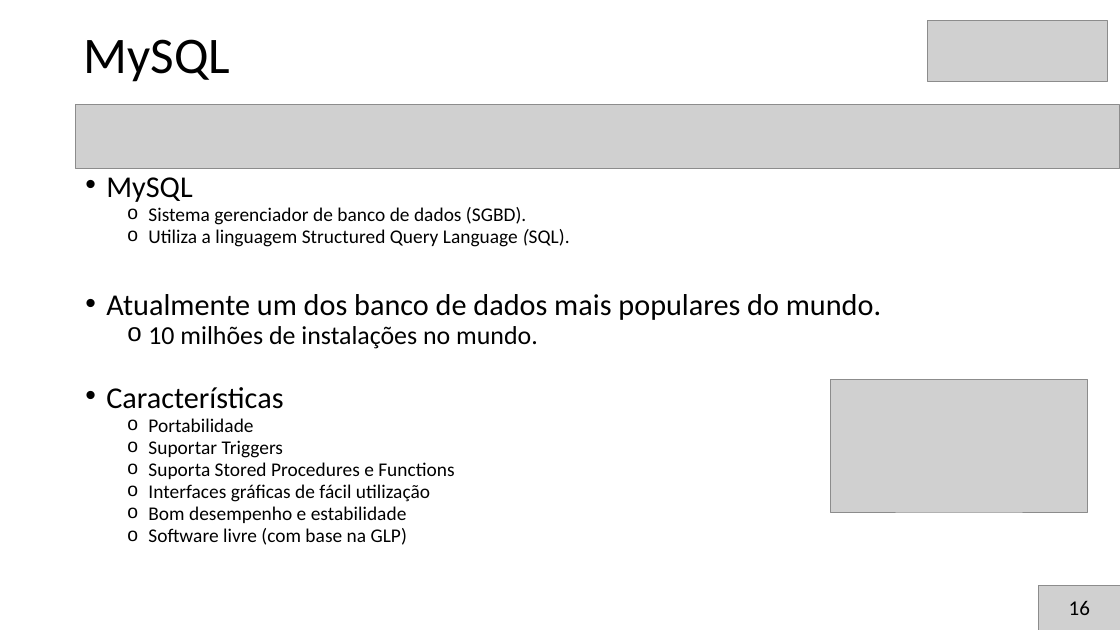
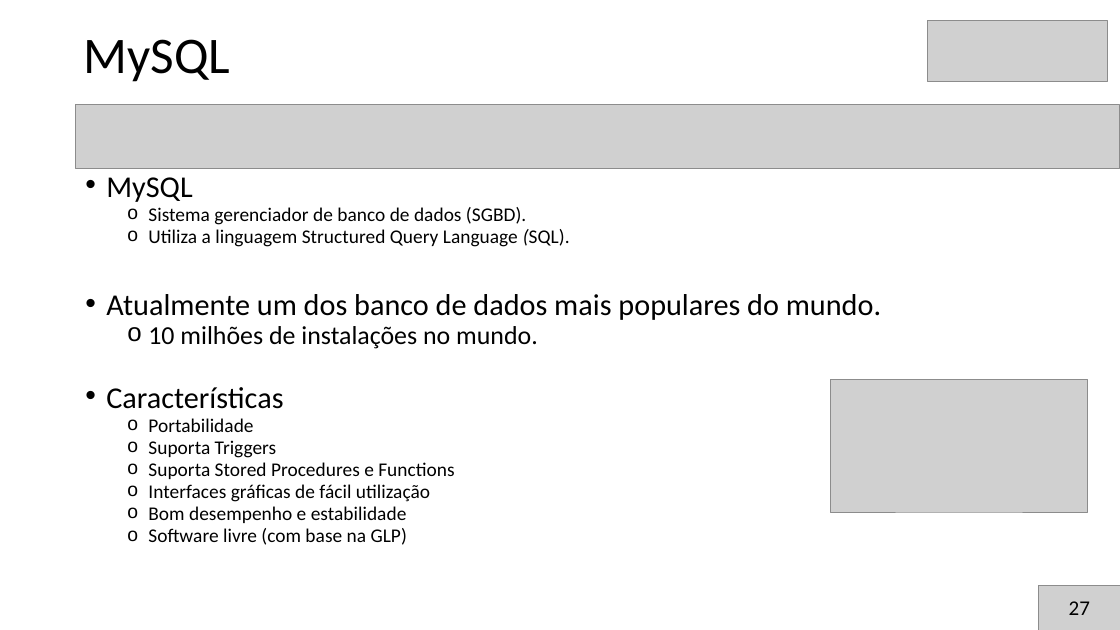
Before and after one commit to brunoslima/Secompp-Minicursos, a slide deck: slide 28 of Desenvolvimento de Aplicação MVC com PHP5 e AJAX/Apresentação/apresentacao2.pptx. Drawn at 1120x630 pixels with LibreOffice and Linux fonts; fonts in the diff are those of the drawing; grey boxes stand for pictures. Boxes give left, top, right and bottom in pixels: in the first picture for what was removed or moved away, otherwise in the second. Text is boxed around its words. In the diff, an @@ line names an element or a change of style, - is before the commit and + after.

```diff
--- a/Desenvolvimento de Aplicação MVC com PHP5 e AJAX/Apresentação/apresentacao2.pptx
+++ b/Desenvolvimento de Aplicação MVC com PHP5 e AJAX/Apresentação/apresentacao2.pptx
@@ text at bbox=[148, 440, 277, 458]: text changed @@
-  o Suportar Triggers
+  o Suporta Triggers
@@ text at bbox=[1069, 601, 1090, 615]: text changed @@
-16
+27
```
Also in this commit, not shown: 25 other slides changed, 4 slides removed.
